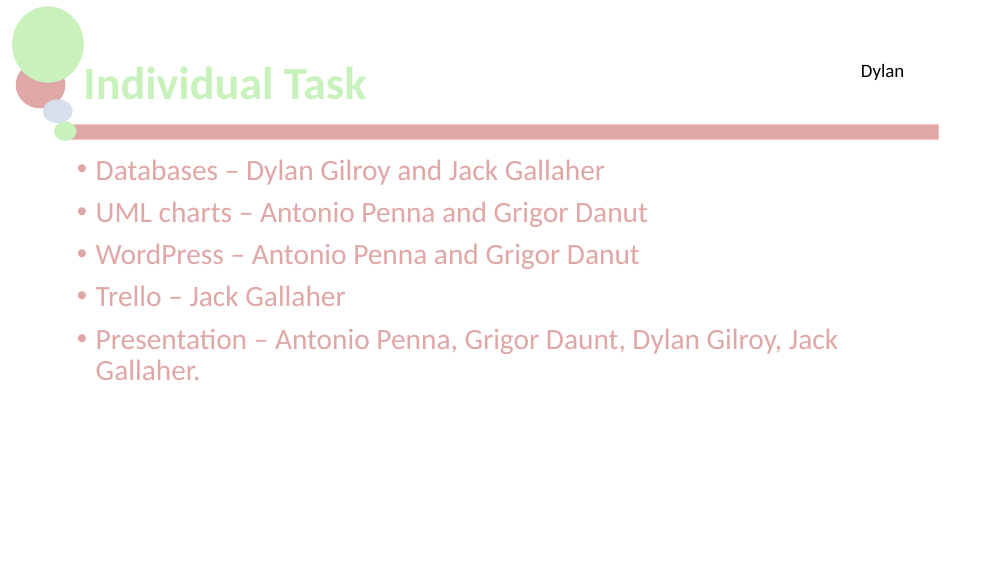
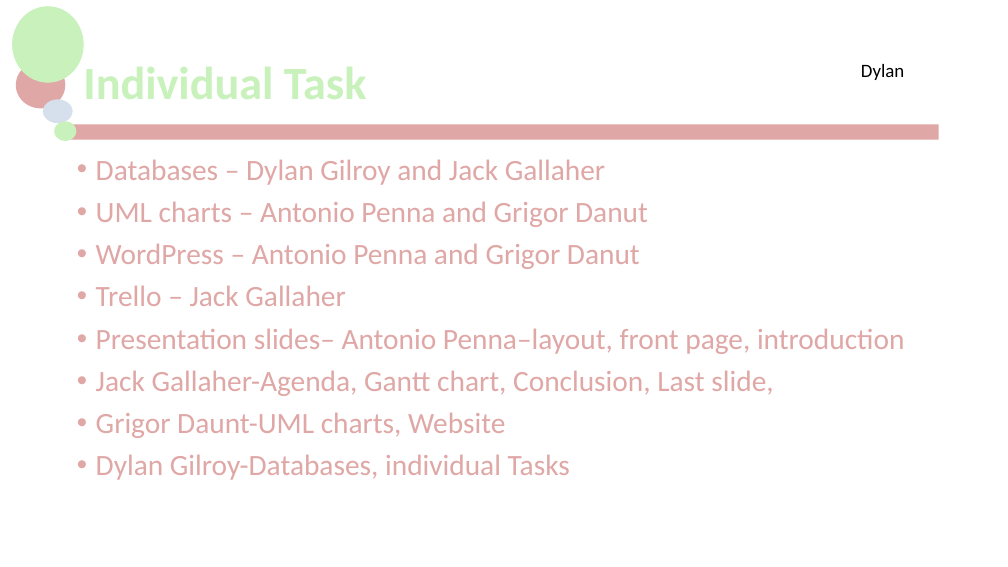
Before and after one commit to jackG97/Project, a slide deck: slide 8 of MCTV Limited.pptx (slide 5 before the commit). Drawn at 1008x567 pixels with LibreOffice and Linux fonts; fonts in the diff are those of the drawing; background and template pictures are left out. Boxes give left, top, right and bottom in pixels: in the first picture for what was removed or moved away, otherwise in the second. Text is boxed around its words. In the diff, an @@ line names an element or a change of style, - is before the commit and + after.

Commit message:
added Gantt chart to presentation

```diff
--- a/MCTV Limited.pptx
+++ b/MCTV Limited.pptx
@@ text at bbox=[96, 329, 904, 480]: text changed @@
-• Presentation – Antonio Penna, Grigor Daunt, Dylan Gilroy, Jack Gallaher.
+• Presentation slides– Antonio Penna–layout, front page, introduction
+• Jack Gallaher-Agenda, Gantt chart, Conclusion, Last slide,
+• Grigor Daunt-UML charts, Website
+• Dylan Gilroy-Databases, individual Tasks
```
Also in this commit, not shown: 4 other slides changed, 4 slides added, 1 other file.
